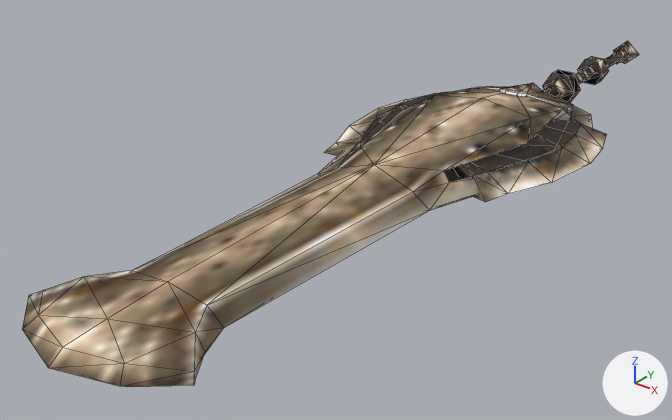
One commit to the glTF model apps/blacksmith/public/models/weapons/we027.glb: the scene before it, then after it.
The view is the same before and after, from a camera (50 mm lens) standing at (143.0, -297.0, 111.0) and looking at (-21.0, -92.0, -16.0). Every picture has the same lights, and +X, +Y and +Z are marked at lower right. The picture after the commit comes second. Mesh edges are drawn as thin lines. Where no turn or scale is listed for an object, it has been applied to the vertices. Vertices at exactly the same position are counted once.
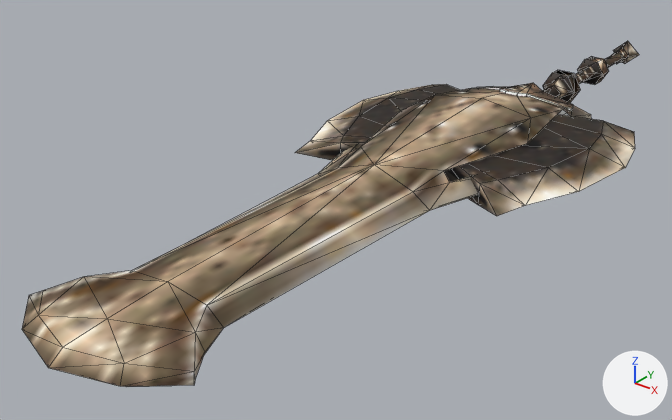
Where the newer file only moved an object's origin or applied its transform, the numbers keep the older frame.

Boxes [x1, y1, x2, y2] around the edits, measured in the pictures (672 x 420 px; the box of a moved part takes in the faces that stretch with it):
part 1 of me_mesh_0, moved or reshaped: before [324, 92, 607, 202]; after [295, 84, 635, 216]

The change in detail:
me_mesh_0 is used by ob_mesh_0; location (0.0, 0.0, 0.0).
me_mesh_0 had 221 vertices, 378 faces and spanned x -40.0..40.0, y -212.0..83.0, z -12.0..12.0.
me_mesh_0 now has 221 vertices, 378 faces and spans x -50.0..50.0, y -212.0..83.0, z -12.0..12.0.
me_mesh_0 part 1: 40 of 221 vertices moved; they spanned x -40.0..40.0, y -88.0..-17.0, z -5.0..5.0 and now span x -50.0..50.0, y -94.0..-10.0, z -5.0..5.0; mean shift (0.0, 1.0, 0.0); largest move (40.0, -44.0, 0.0) -> (50.0, -40.0, 0.0).
